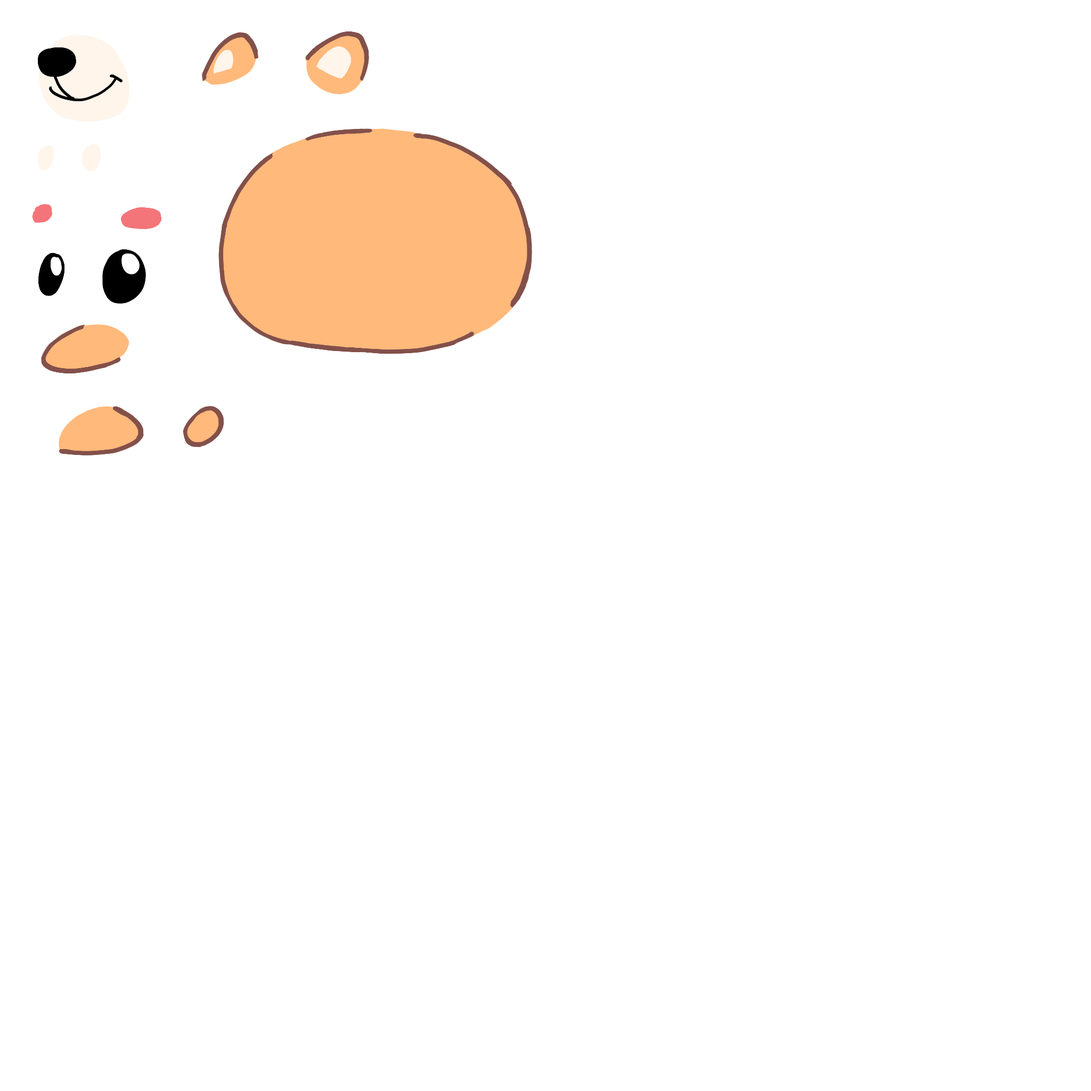
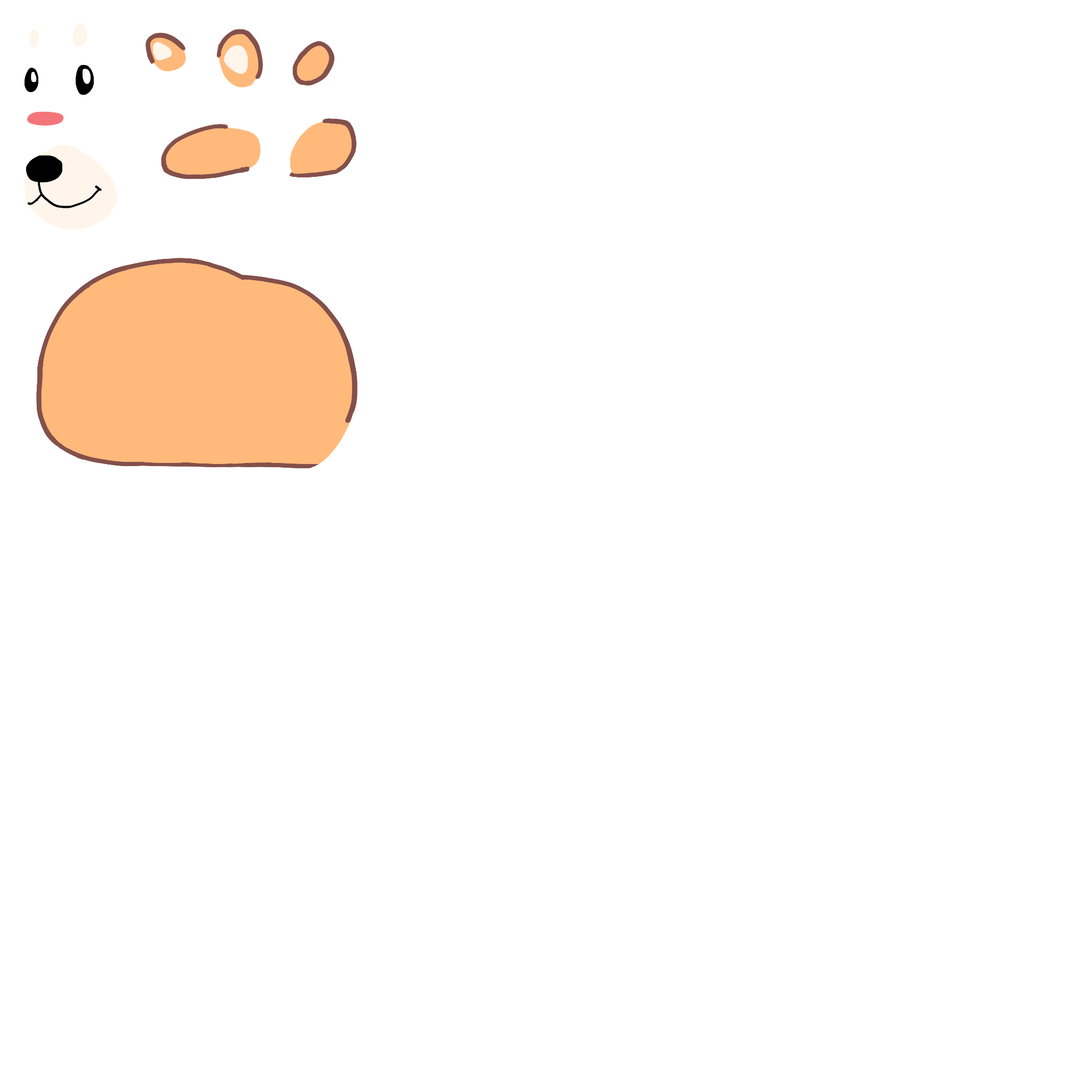
Before/after of a w=1091, h=1091 layered artwork. What changed in the layer stack:
added layer "ear L" (1st of 2) above "ear R" over (x1=216, y1=28, x2=264, y2=88)
added layer "ear R" (1st of 2) above "leg FL" over (x1=145, y1=32, x2=187, y2=72)
added layer "leg FL" above "leg bakc" over (x1=160, y1=123, x2=262, y2=180)
added layer "leg bakc" above "tail" over (x1=289, y1=118, x2=357, y2=178)
added layer "tail" (1st of 2) above "Layer 15 copy" over (x1=292, y1=41, x2=335, y2=87)
added layer "Layer 15 copy" above "body" over (x1=29, y1=22, x2=88, y2=49)
added layer "body" (1st of 2) above "Layer 17 copy" over (x1=36, y1=256, x2=358, y2=469)
added layer "Layer 17 copy" above "Layer 18 copy" over (x1=27, y1=111, x2=64, y2=126)
added layer "Layer 18 copy" above "Layer 16 copy" over (x1=23, y1=144, x2=118, y2=230)
added layer "Layer 16 copy" above "small 2" over (x1=24, y1=64, x2=94, y2=95)
hid "ear L" (2nd of 2, in "Group 1"), moved it into group "Group 1" over (x1=304, y1=30, x2=370, y2=95)
hid "ear R" (2nd of 2, in "Group 1"), moved it into group "Group 1" over (x1=201, y1=31, x2=260, y2=86)
hid "foot FL", moved it into group "Group 1" over (x1=40, y1=324, x2=130, y2=375)
hid "foot back", moved it into group "Group 1" over (x1=58, y1=405, x2=144, y2=456)
hid "tail" (2nd of 2, in "Group 1"), moved it into group "Group 1" over (x1=182, y1=406, x2=224, y2=448)
hid "body" (2nd of 2, in "Group 1"), moved it into group "Group 1" over (x1=218, y1=127, x2=533, y2=355)
hid "Layer 7 copy", moved it into group "Group 1" over (x1=38, y1=249, x2=147, y2=304)
hid "Layer 6 copy", moved it into group "Group 1" over (x1=31, y1=204, x2=162, y2=230)
hid "Layer 9", moved it into group "Group 1" over (x1=37, y1=143, x2=101, y2=172)
hid "Layer 5 copy", moved it into group "Group 1" over (x1=37, y1=35, x2=130, y2=123)
